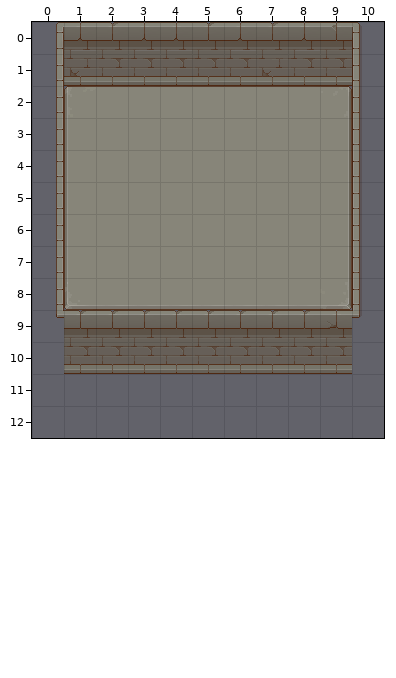
A Tiled map gets an edit: maps/level_one.tmx. This is how it looked before the edit.
Cells are 32x32 px. Shown: x 0..10, y 0..12.
New version:
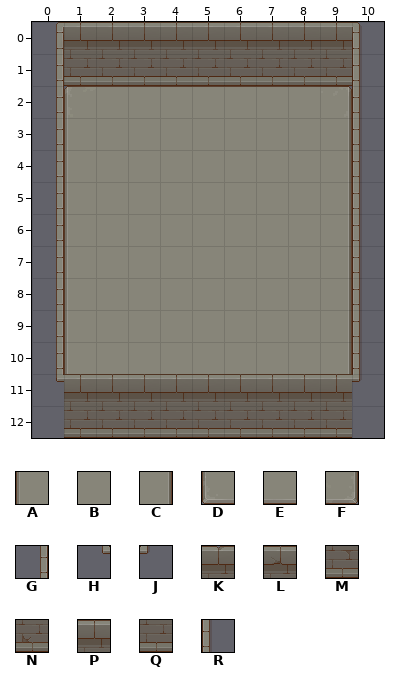
Key: from "Top Down": A 8, B 9, C 10, D 16, E 17, F 18; from "Top Down walls": G 36, H 68, J 72, K 97, L 99, M 113, N 115; from "Walls": P 22, Q 38, R 56.
_ is an empty cell.
Tiles replaced or removed in this view: D, E, F, H, J, K, L, M, N.
Edits made:
Changed rows in their new state; . is an unchanged cell.
Layer "Hard Layer":
first column x 1:
 0 .P..P.P
 1 Q.....Q
first column x 0:
 9 G_________R
10 G_________R
11 HPPPPPPPPPJ
12 .QQQQQQQQQ.
Layer "Floor":
first column x 1:
 8 ABBBBBBBC
 9 ABBBBBBBC
10 ABBBBBBBC
Where, in picture pixels (left, top, right, bottom), the same in both pictures:
changed: (64, 22, 128, 78)
changed: (207, 22, 217, 50)
changed: (256, 22, 288, 78)
changed: (56, 282, 362, 438)
